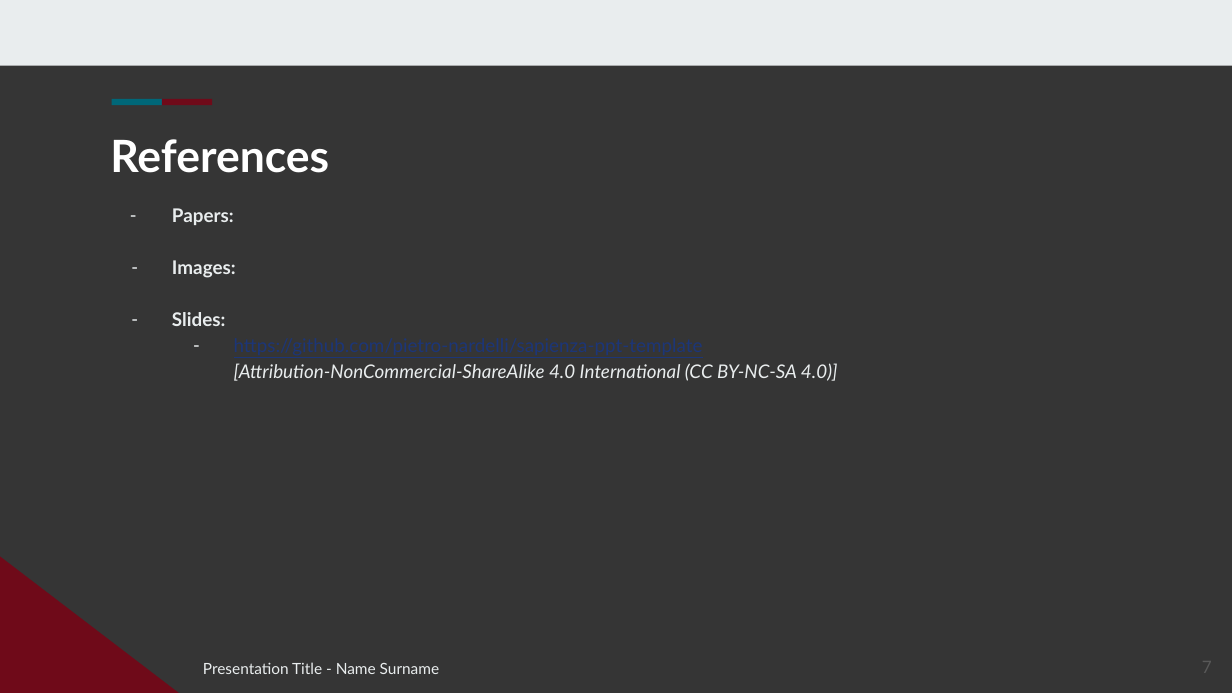
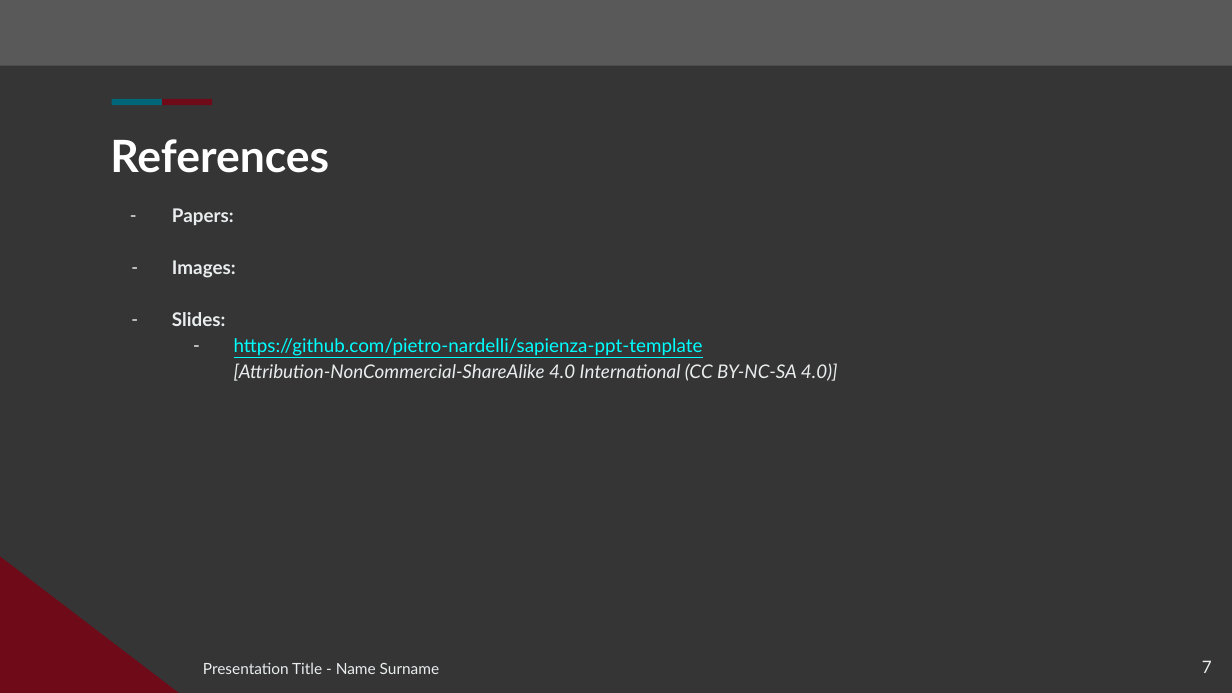
Before and after one commit to pietro-nardelli/sapienza-ppt-template, a slide deck: slide 7 of dark/sapienza-ppt-template_dark.pptx. Drawn at 1232x693 pixels with LibreOffice and Linux fonts; fonts in the diff are those of the drawing; background and template pictures are left out. Boxes give left, top, right and bottom in pixels: in the first picture for what was removed or moved away, otherwise in the second. Text is boxed around its words. In the diff, an @@ line names an element or a change of style, - is before the commit and + after.

```diff
--- a/dark/sapienza-ppt-template_dark.pptx
+++ b/dark/sapienza-ppt-template_dark.pptx
@@ rectangle at (0,0,1232,65): fill #E9EDEE to #595959 @@
@@ text at (234,338,838,381): text colour #1C3678 to #00FFFF in "https://github.com/pietro-nardelli/sapienza-ppt-template" @@
@@ page number at (1202,660,1212,673): text colour #595959 to #E9EDEE @@
```
Also in this commit, not shown: 6 other slides changed, 5 other files.
